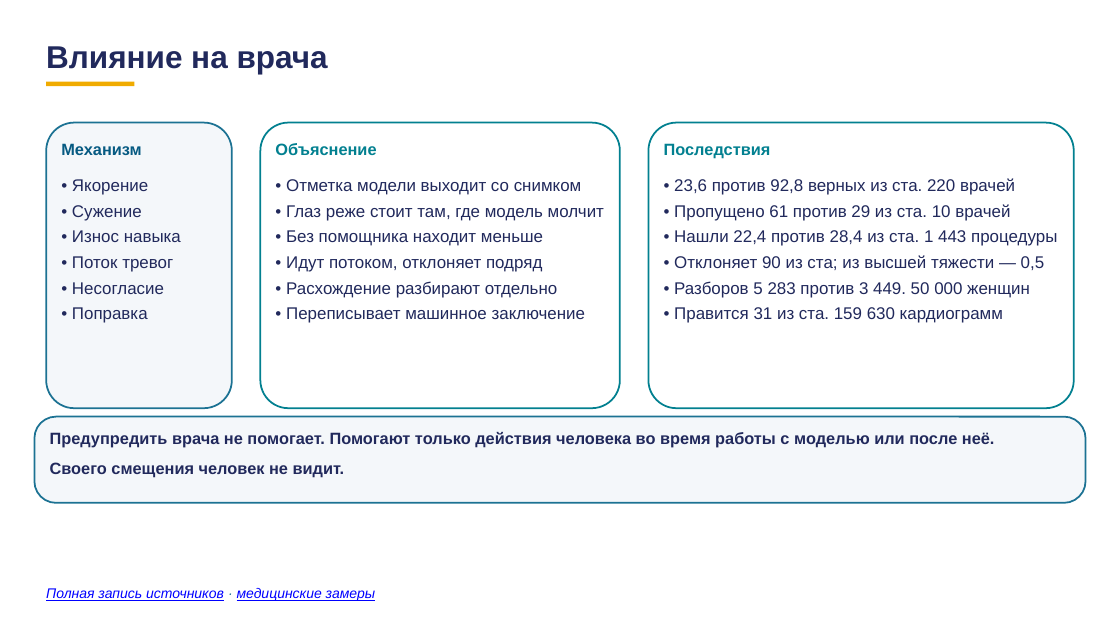
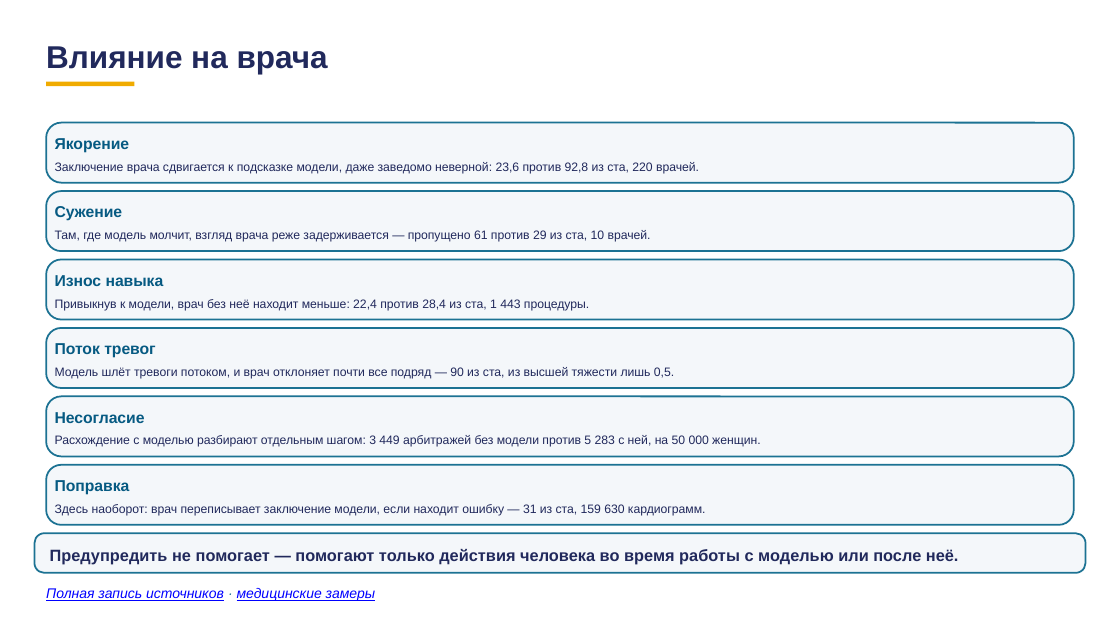
Before and after one commit to tellina-study/AI-usage-lessons, a slide deck: slide 2 of library/lectures/lec-07/rework/deck/tri-kadra-o-cheloveke.pptx. Drawn at 1120x630 pixels with LibreOffice and Linux fonts; fonts in the diff are those of the drawing. Boxes give left, top, right and bottom in pixels: in the first picture for what was removed or moved away, otherwise in the second. Text is boxed around its words. In the diff, an @@ line names an element or a change of style, - is before the commit and + after.

```diff
--- a/library/lectures/lec-07/rework/deck/tri-kadra-o-cheloveke.pptx
+++ b/library/lectures/lec-07/rework/deck/tri-kadra-o-cheloveke.pptx
@@ rounded rectangle removed at [46, 123, 232, 408] @@
@@ rounded rectangle added at [46, 123, 1074, 182], fill #F4F7FA, outline #1C7293 1.5 pt @@
@@ text added at [55, 138, 130, 153], 13.5 pt, text #065A82, bold @@
+Якорение
@@ text removed at [61, 143, 141, 155] @@
-Механизм
@@ rounded rectangle removed at [260, 123, 620, 408] @@
@@ text removed at [275, 143, 376, 155] @@
-Объяснение
@@ rounded rectangle removed at [649, 123, 1074, 408] @@
@@ text removed at [664, 143, 771, 159] @@
-Последствия
@@ text added at [55, 162, 699, 174], 10.5 pt, text #21295C @@
+Заключение врача сдвигается к подсказке модели, даже заведомо неверной: 23,6 против 92,8 из ста, 220 врачей.
@@ text removed at [72, 179, 181, 323] @@
-• Якорение
-• Сужение
-• Износ навыка
-• Поток тревог
-• Несогласие
-• Поправка
@@ text removed at [286, 179, 604, 323] @@
-• Отметка модели выходит со снимком
-• Глаз реже стоит там, где модель молчит
-• Без помощника находит меньше
-• Идут потоком, отклоняет подряд
-• Расхождение разбирают отдельно
-• Переписывает машинное заключение
@@ text removed at [674, 178, 1057, 323] @@
-• 23,6 против 92,8 верных из ста. 220 врачей
-• Пропущено 61 против 29 из ста. 10 врачей
-• Нашли 22,4 против 28,4 из ста. 1 443 процедуры
-• Отклоняет 90 из ста; из высшей тяжести — 0,5
-• Разборов 5 283 против 3 449. 50 000 женщин
-• Правится 31 из ста. 159 630 кардиограмм
@@ rounded rectangle added at [46, 191, 1074, 250], fill #F4F7FA, outline #1C7293 1.5 pt @@
@@ text added at [55, 206, 123, 221], 13.5 pt, text #065A82, bold @@
+Сужение
@@ text added at [55, 230, 651, 242], 10.5 pt, text #21295C @@
+Там, где модель молчит, взгляд врача реже задерживается — пропущено 61 против 29 из ста, 10 врачей.
@@ rounded rectangle added at [46, 260, 1074, 319], fill #F4F7FA, outline #1C7293 1.5 pt @@
@@ text added at [55, 275, 164, 286], 13.5 pt, text #065A82, bold @@
+Износ навыка
@@ text added at [55, 299, 589, 311], 10.5 pt, text #21295C @@
+Привыкнув к модели, врач без неё находит меньше: 22,4 против 28,4 из ста, 1 443 процедуры.
@@ rounded rectangle added at [46, 328, 1074, 387], fill #F4F7FA, outline #1C7293 1.5 pt @@
@@ text added at [55, 343, 155, 358], 13.5 pt, text #065A82, bold @@
+Поток тревог
@@ text added at [55, 367, 674, 379], 10.5 pt, text #21295C @@
+Модель шлёт тревоги потоком, и врач отклоняет почти все подряд — 90 из ста, из высшей тяжести лишь 0,5.
@@ rounded rectangle: place and size @@
-rounded rectangle at [34, 417, 1086, 503]
+rounded rectangle at [46, 397, 1074, 456]
@@ text added at [55, 412, 145, 423], 13.5 pt, text #065A82, bold @@
+Несогласие
@@ text added at [55, 435, 761, 447], 10.5 pt, text #21295C @@
+Расхождение с моделью разбирают отдельным шагом: 3 449 арбитражей без модели против 5 283 с ней, на 50 000 женщин.
@@ rounded rectangle added at [46, 465, 1074, 524], fill #F4F7FA, outline #1C7293 1.5 pt @@
@@ text added at [55, 480, 130, 495], 13.5 pt, text #065A82, bold @@
+Поправка
@@ text added at [55, 504, 706, 516], 10.5 pt, text #21295C @@
+Здесь наоборот: врач переписывает заключение модели, если находит ошибку — 31 из ста, 159 630 кардиограмм.
@@ rounded rectangle added at [34, 534, 1086, 573], fill #F4F7FA, outline #1C7293 1.5 pt @@
@@ text at [50, 549, 959, 565]: text changed @@
-Предупредить врача не помогает. Помогают только действия человека во время работы с моделью или после неё.
-Своего смещения человек не видит.
+Предупредить не помогает — помогают только действия человека во время работы с моделью или после неё.
```
Also in this commit, not shown: 2 other slides changed, 2 other files.
